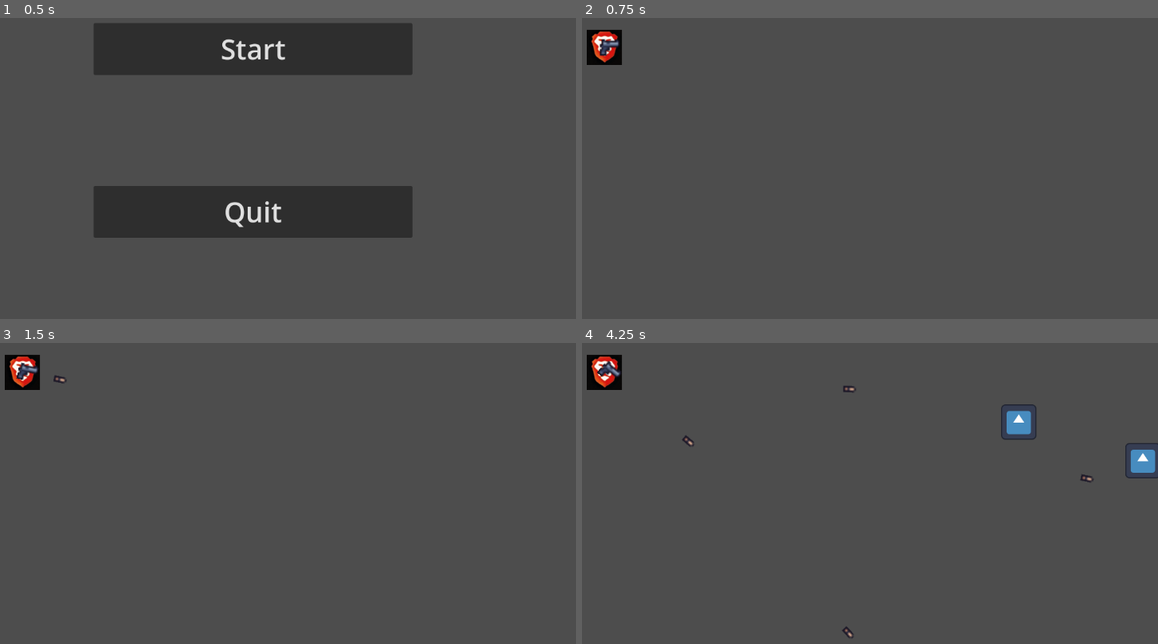
Above: before the commit, frames 1-4 (two rows, left to right).
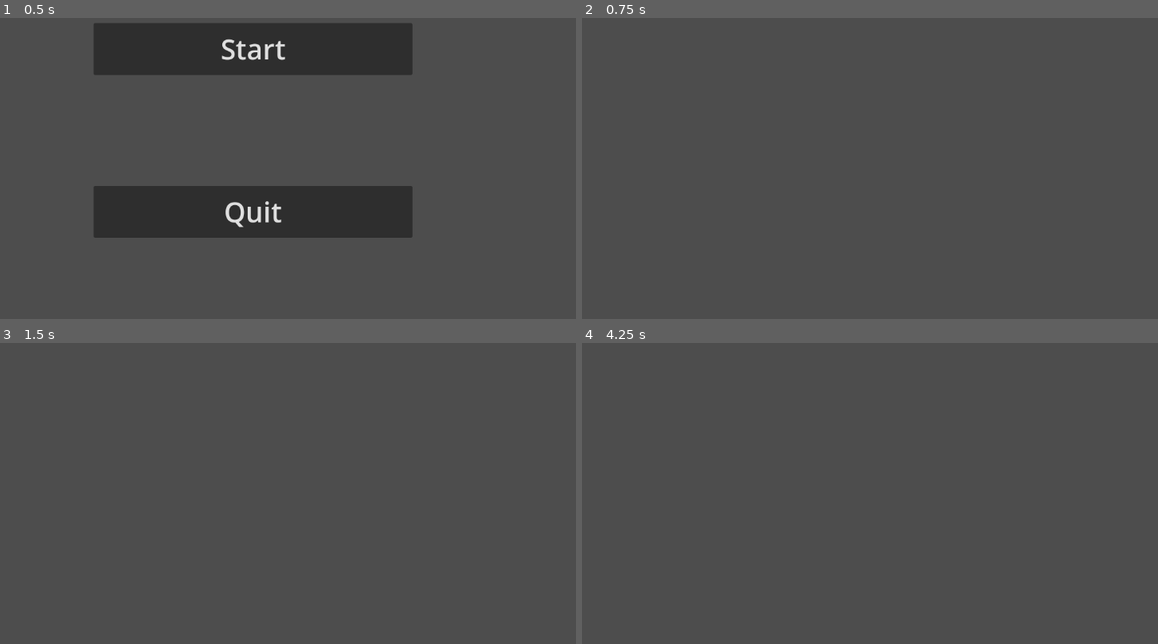
Above: after the commit, the same moments.

Repository: TDS-PIKI-Project/TDS
Game: Godot game, scene res://scenes/ui/menu.tscn
Two runs of this game, one before a commit and one after it. Both use one fixed random seed, a clock stepped at 60 frames per second and the inputs below. The engine's default icon, where the game draws it, is replaced by a stand-in: a white triangle on a blue panel in a dark square.
Inputs (mouse positions are in pixels of both pictures, inside the frame that each line leads up to):
- Up to frame 1 (0.5 s): no input
- Up to frame 2 (0.75 s): click "Start" at 0.5 s
- Up to frame 3 (1.5 s): tap Enter at 1.25 s; move the mouse to (397, 451) at 1.27 s; press the mouse at (397, 451) at 1.28 s
- Up to frame 4 (4.25 s): tap Space at 2 s; move the mouse to (714, 487) at 2.02 s; release the mouse at (714, 487) at 2.03 s; click (714, 487) at 2.1 s; move the mouse to (904, 391) at 2.77 s; press the mouse at (904, 391) at 2.78 s; move the mouse to (806, 538) at 3.52 s; release the mouse at (806, 538) at 3.53 s; click (806, 538) at 3.6 s

Frame 1 is identical in both runs. In frame 2, 0.7% of the frame differs, in the area x 0-7%, y 3-16%; in frame 3, 0.7%; in frame 4, 1.7%, in the area x 0-100%, y 3-99%.
Error after the commit: Parse Error: Preloaded path must be a constant string. (res://scenes/levels/level_1.gd:4)

Commit message:
Update level_1.gd

Diff:
--- a/scenes/levels/level_1.gd
+++ b/scenes/levels/level_1.gd
@@ -1,5 +1,5 @@
 extends BaseLevel
 
 func setup_level():
-	enemy_scene = preload(Globals.TMP_ENEMY_PATH)
+	enemy_scene = preload(Globals.ENEMY_PATH)
 	player_scene = preload(Globals.PLAYER_PATH)
